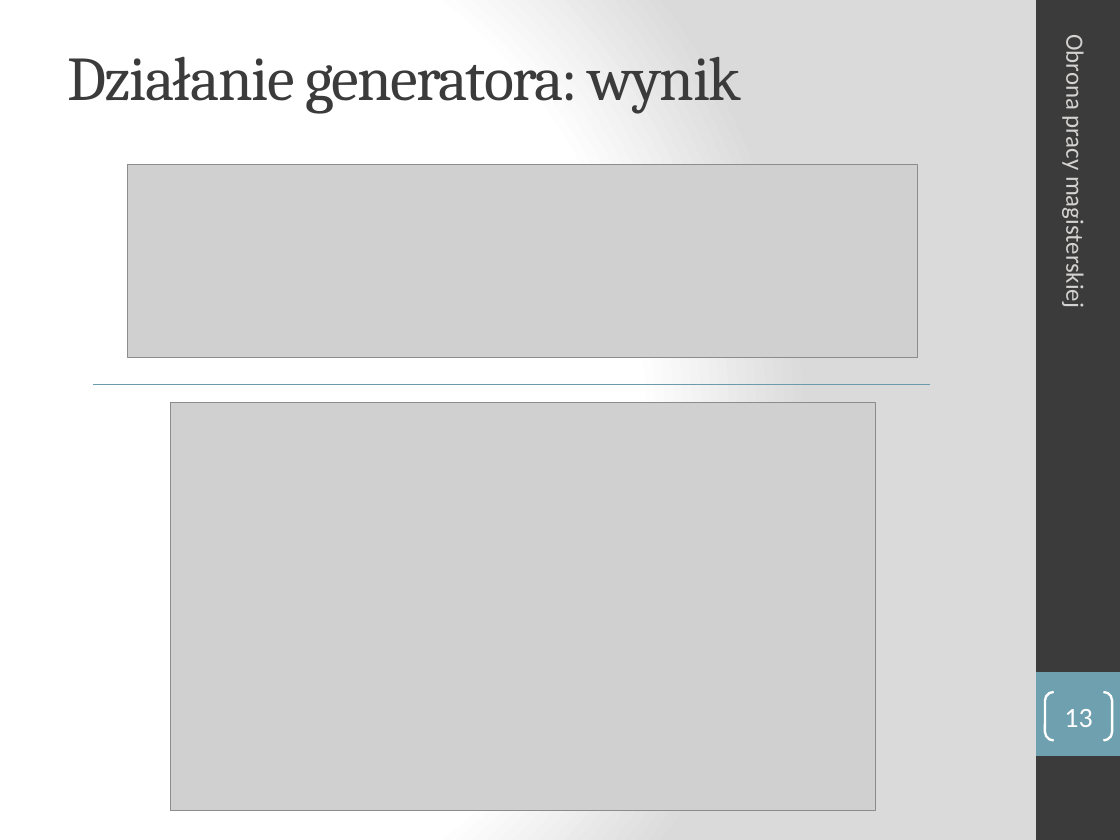
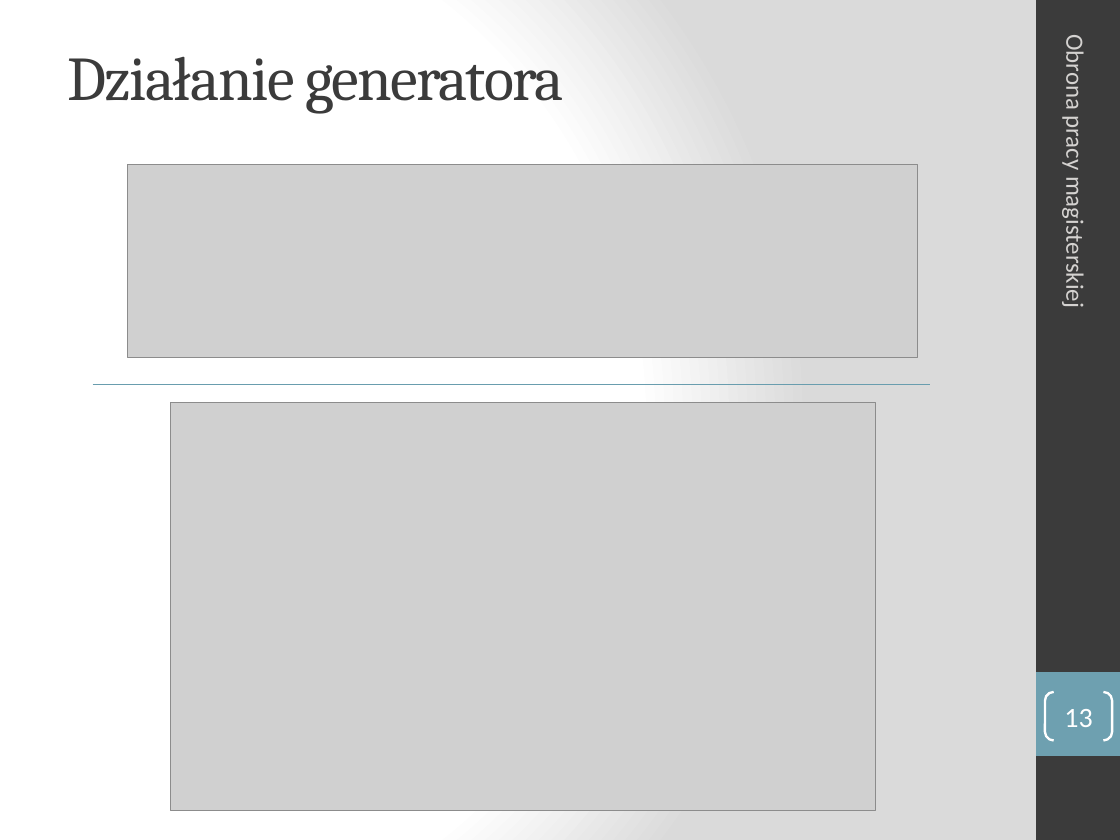
Before and after one commit to manisero/MasterThesis, a slide deck: slide 13 of thesis/presentation/presentation.pptx. Drawn at 1120x840 pixels with LibreOffice and Linux fonts; fonts in the diff are those of the drawing; grey boxes stand for pictures. Boxes give left, top, right and bottom in pixels: in the first picture for what was removed or moved away, otherwise in the second. Text is boxed around its words. In the diff, an @@ line names an element or a change of style, - is before the commit and + after.

```diff
--- a/thesis/presentation/presentation.pptx
+++ b/thesis/presentation/presentation.pptx
@@ title at (x1=67, y1=56, x2=563, y2=114): text changed @@
-Działanie generatora: wynik
+Działanie generatora
```
Also in this commit, not shown: 5 other slides changed, 1 slide added, 1 other file.
